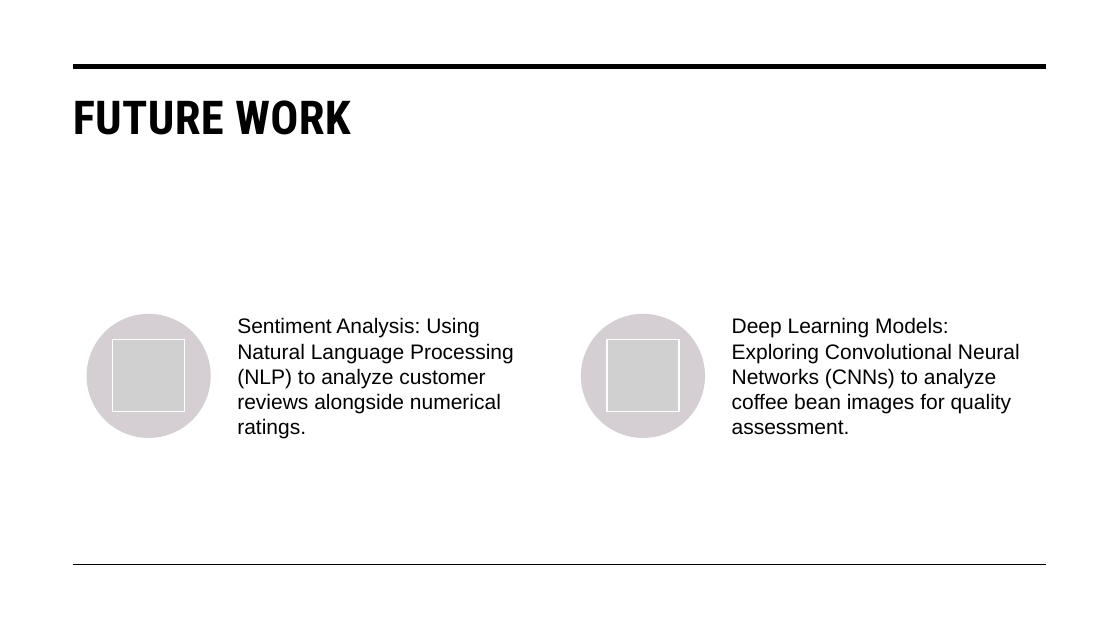
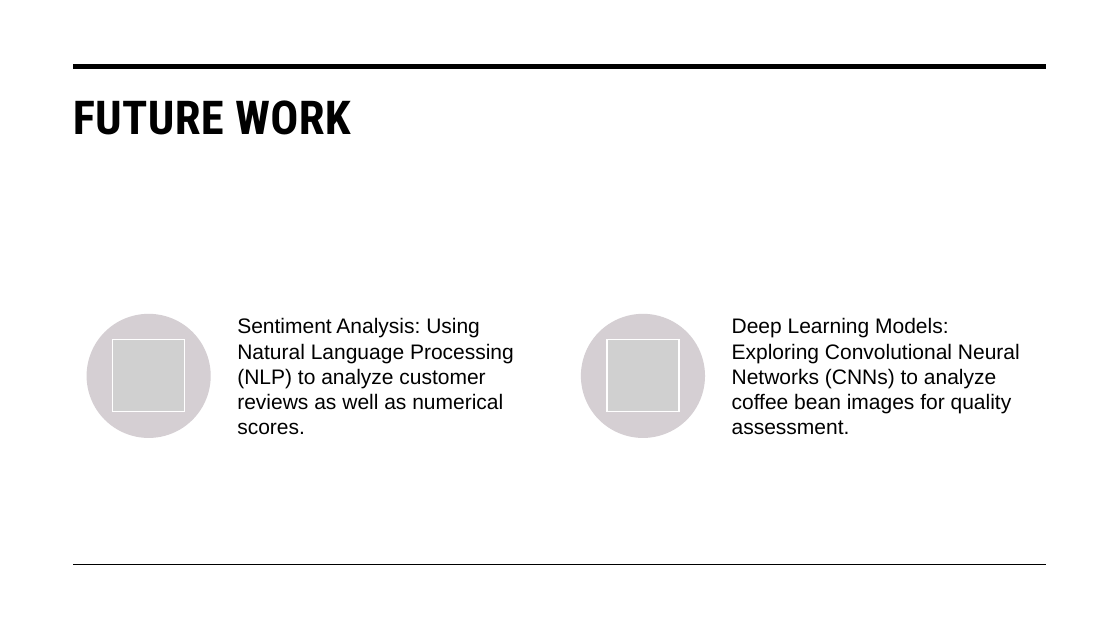
Before and after one commit to wenshanliu653/Springboard_Capstone, a slide deck: slide 14 of Report/Presentation1.pptx (slide 13 before the commit). Drawn at 1120x630 pixels with LibreOffice and Linux fonts; fonts in the diff are those of the drawing; grey boxes stand for pictures. Boxes give left, top, right and bottom in pixels: in the first picture for what was removed or moved away, otherwise in the second. Text is boxed around its words. In the diff, an @@ line names an element or a change of style, - is before the commit and + after.

```diff
--- a/Report/Presentation1.pptx
+++ b/Report/Presentation1.pptx
@@ text at (237,317,514,435): text changed @@
-Sentiment Analysis: Using Natural Language Processing (NLP) to analyze customer reviews alongside numerical ratings.
+Sentiment Analysis: Using Natural Language Processing (NLP) to analyze customer reviews as well as numerical scores.
```
Also in this commit, not shown: 5 other slides changed, 1 slide added, 4 other files.
